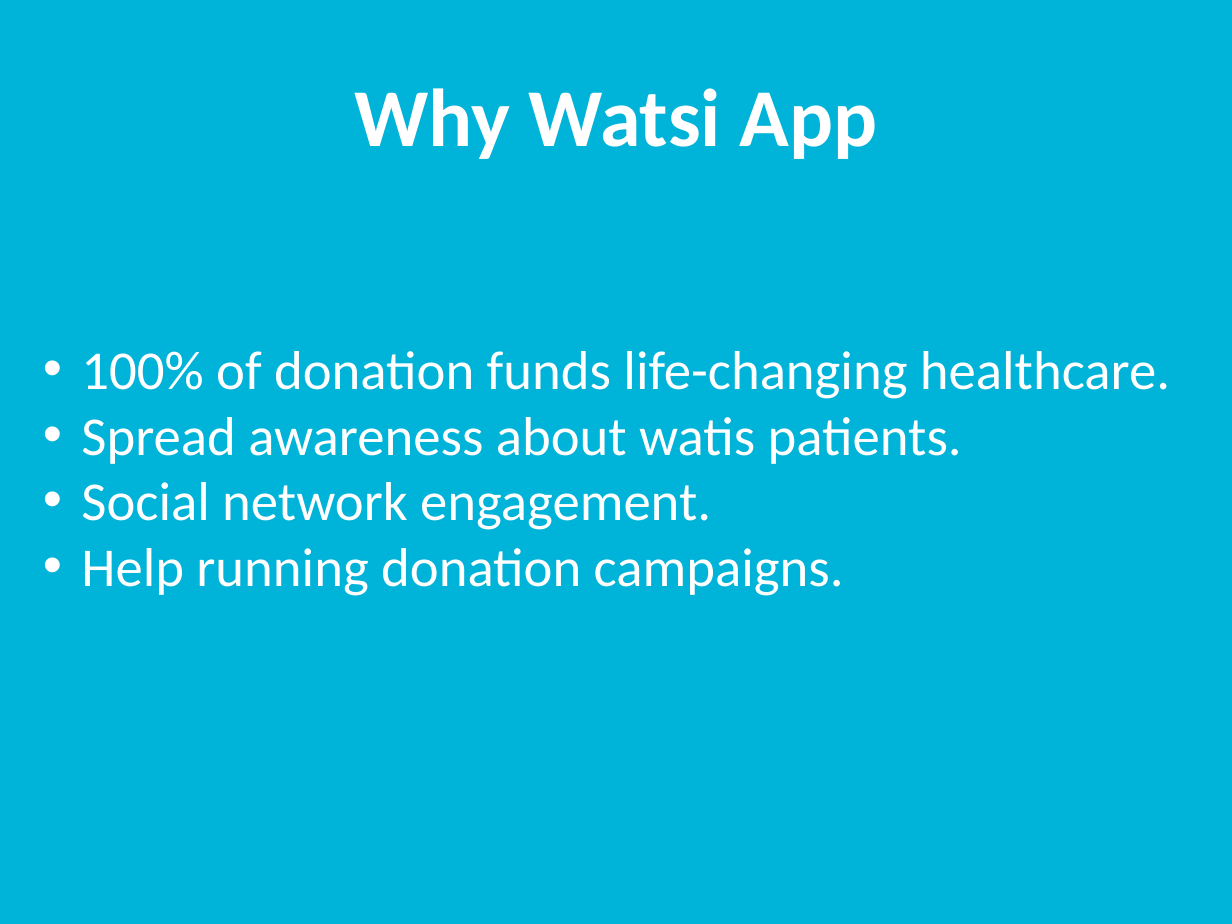
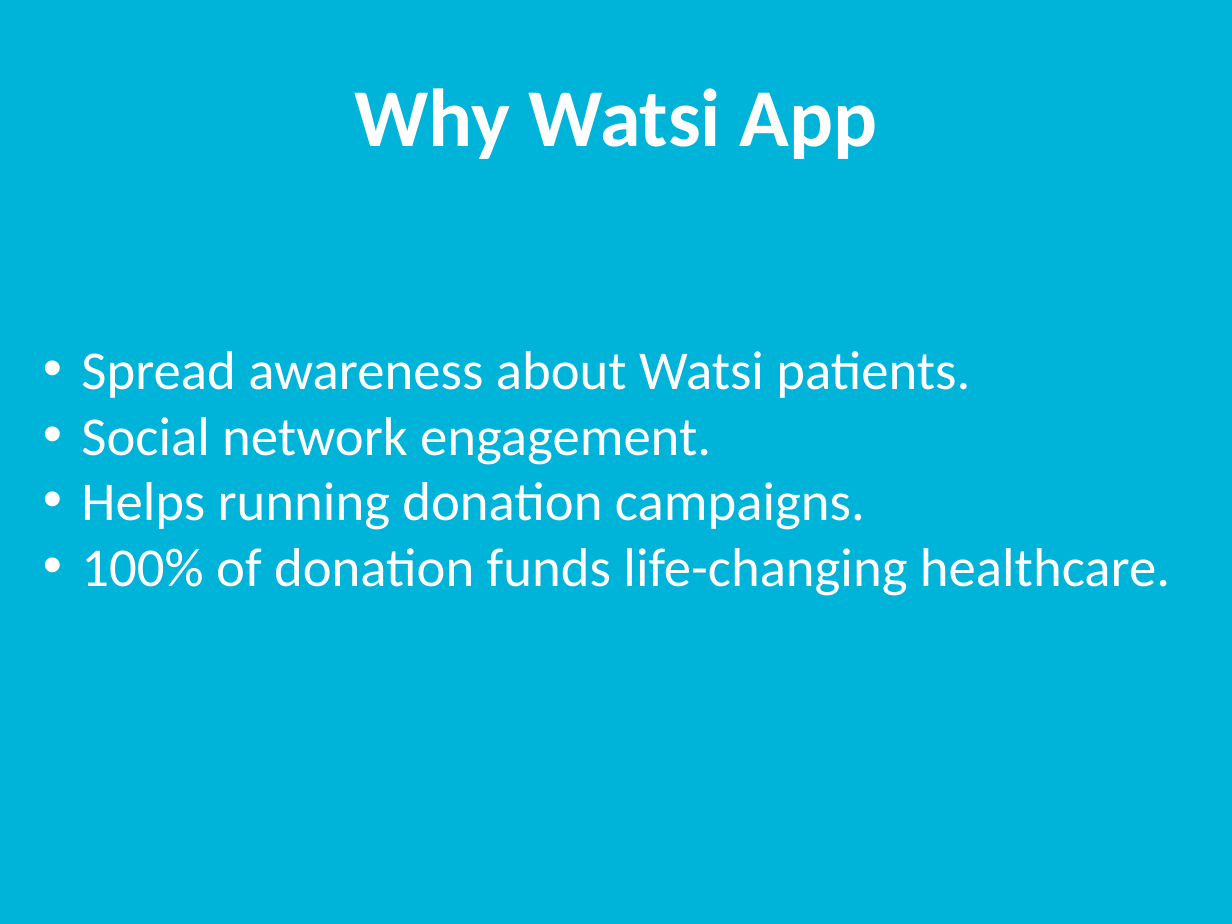
Before and after one commit to rutvijkumarshah/WatsiAndroidApp, a slide deck: slide 4 of docs/groupProject.pptx. Drawn at 1232x924 pixels with LibreOffice and Linux fonts; fonts in the diff are those of the drawing. Boxes give left, top, right and bottom in pixels: in the first picture for what was removed or moved away, otherwise in the second. Text is boxed around its words. In the diff, an @@ line names an element or a change of style, - is before the commit and + after.

```diff
--- a/docs/groupProject.pptx
+++ b/docs/groupProject.pptx
@@ text at (81, 351, 970, 530): paragraphs added @@
+• Spread awareness about Watsi patients.
+• Social network engagement.
+• Helps running donation campaigns.
@@ text at (81, 417, 962, 596): paragraphs removed @@
-• Spread awareness about watis patients.
-• Social network engagement.
-• Help running donation campaigns.
```
Also in this commit, not shown: 2 other slides changed, 2 other files.
